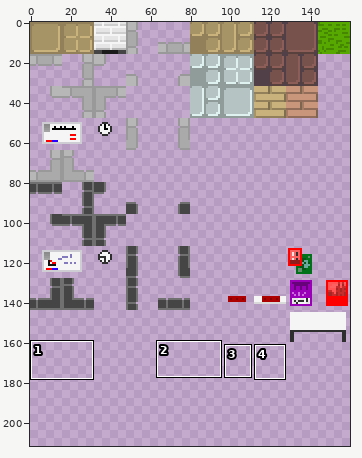
One commit to this sprite sheet: Art/Neu/Tile-sheet-Seminarraum.png. Above: a wide view before the commit, with the close-up outlined.
Close-up. As it was:
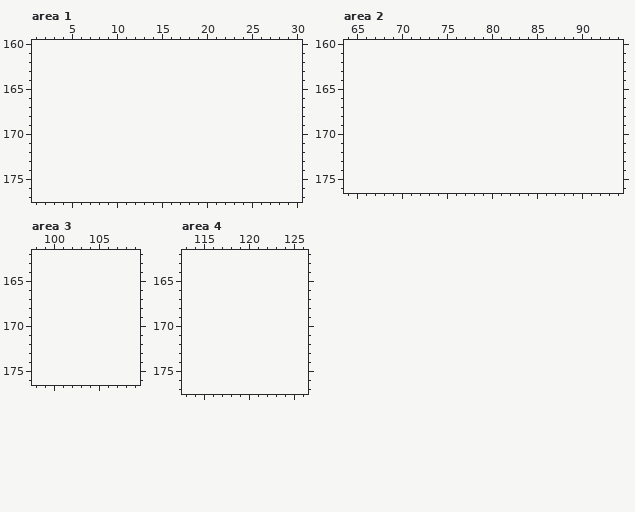
The file is 160x160 pixels. Colours within 5 levels of each other are drawn and written as one. Shown: area 1: x 1..30, y 160..177; area 2: x 64..94, y 160..176; area 3: x 98..109, y 162..176; area 4: x 113..126, y 162..177. The old version is drawn lined up with the new one, on the new canvas. The wide view leaves out empty margins. The commit also changed other parts of the picture, which this record leaves out.
New version:
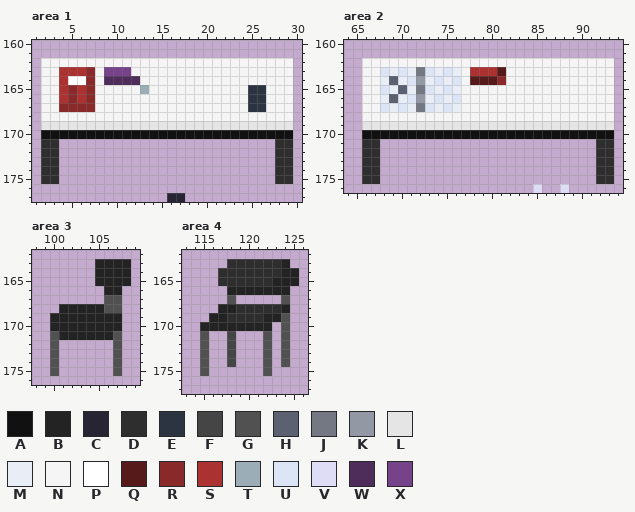
Palette (. is transparent): A #111111  B #232323  C #272534  D #2e2e2e  E #2d3441  F #454545  G #525151  H #5b6170  J #747882  K #9399a4  L #e5e5e5  M #e9eef6  N #f5f5f5  P #ffffff  Q #561a1a  R #8a2929  S #ac3232  T #9badb7  U #dce5f6  V #dfdcf6  W #4e2d5b  X #76428a
Change:
canvas 160x160 -> 160x256
Changed rows in their new state; - is an unchanged pixel.
Area 1:
first column x 2:
162 NNNNNNNNNNNNNNNNNNNNNNNNNNNN
163 NNSSSRNXXXNNNNNNNNNNNNNNNNNN
164 NNSPPRNWWWWNNNNNNNNNNNNNNNNN
165 NNSRSRNNNNNTNNNNNNNNNNNEENNN
166 NNSRSRNNNNNNNNNNNNNNNNNEENNN
167 NNRRRRNNNNNNNNNNNNNNNNNEENNN
168 NNNNNNNNNNNNNNNNNNNNNNNNNNNN
169 LLLLLLLLLLLLLLLLLLLLLLLLLLLL
170 AAAAAAAAAAAAAAAAAAAAAAAAAAAA
171 DD------------------------DD
172 DD------------------------DD
173 DD------------------------DD
174 DD------------------------DD
175 DD------------------------DD
177 --------------CC------------
Area 2:
first column x 66:
162 NNNNNNNNNNNNNNNNNNNNNNNNNNNN
163 NNUMUMJUMUMNSSSQNNNNNNNNNNNN
164 NNMHMUKMUMUNQQQRNNNNNNNNNNNN
165 NNUMHMJUMUMNNNNNNNNNNNNNNNNN
166 NNMHMUKMUMUNNNNNNNNNNNNNNNNN
167 NNUMUMJUMUMNNNNNNNNNNNNNNNNN
168 NNNNNNNNNNNNNNNNNNNNNNNNNNNN
169 LLLLLLLLLLLLLLLLLLLLLLLLLLLL
170 AAAAAAAAAAAAAAAAAAAAAAAAAAAA
171 DD------------------------DD
172 DD------------------------DD
173 DD------------------------DD
174 DD------------------------DD
175 DD------------------------DD
176 -------------------V--V-----
Area 3:
first column x 100:
163 -----BBBB
164 -----BBBB
165 -----BBBB
166 ------BB-
167 ------GG-
168 -BBBBBGG-
169 BBBBBBBB-
170 BBBBBBBB-
171 GBBBBBBG-
172 G------G-
173 G------G-
174 G------G-
175 G------G-
Area 4:
first column x 115:
163 ---DDDDDDB-
164 --DDDDDDDBB
165 --DDDDDDBBB
166 ---BBBBBBB-
167 ---G-----G-
168 --BBDDDDDB-
169 -BBDDDDBBG-
170 BBBBBBBB-G-
171 G--F---G-G-
172 G--F---G-G-
173 G--F---G-G-
174 G--F---G-G-
175 G------G---
